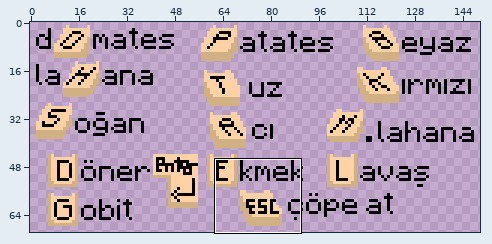
File history of a sprite sheet, Assets/Demo Assets/first_gen_art/text_with_keycaps.png. The first picture is a wide view before the edit; the outline marks the close-up.
Close-up. Before the commit:
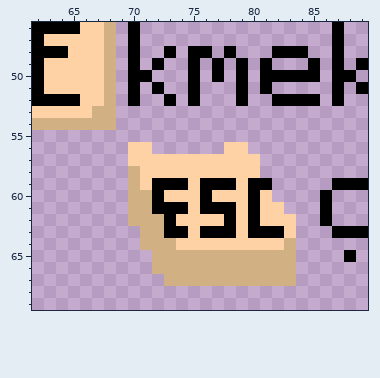
The file is 150x70 pixels. Shown: x 62..89, y 46..69.
New version:
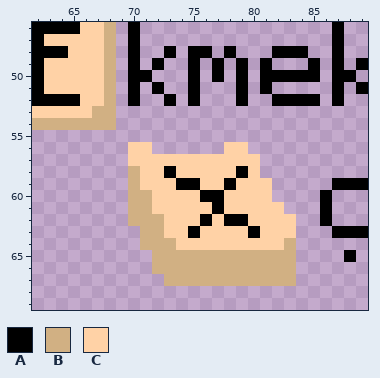
Palette (. is transparent): A #000000  B #d1b083  C #ffd2a6
Edits made:
Colour A replaces colour C in row 58 at x 73 and 79; in row 59 at x 75; in row 60 at x 77; in row 62 at x 76 and 79; in row 63 at x 75.
Colour C replaces colour A in row 59 at x 72 to 73, 76 to 77 and 80 to 81; in row 60 at x 72 and 80; in row 61 at x 72 to 74, 76, 78 and 80; in row 62 at x 73 and 80; in row 63 at x 73 to 74, 76 to 78 and 81 to 82.
Pixel boxes of the changes (left, top, right, bottom) in both close-ups:
changed: (152, 166, 284, 238)
